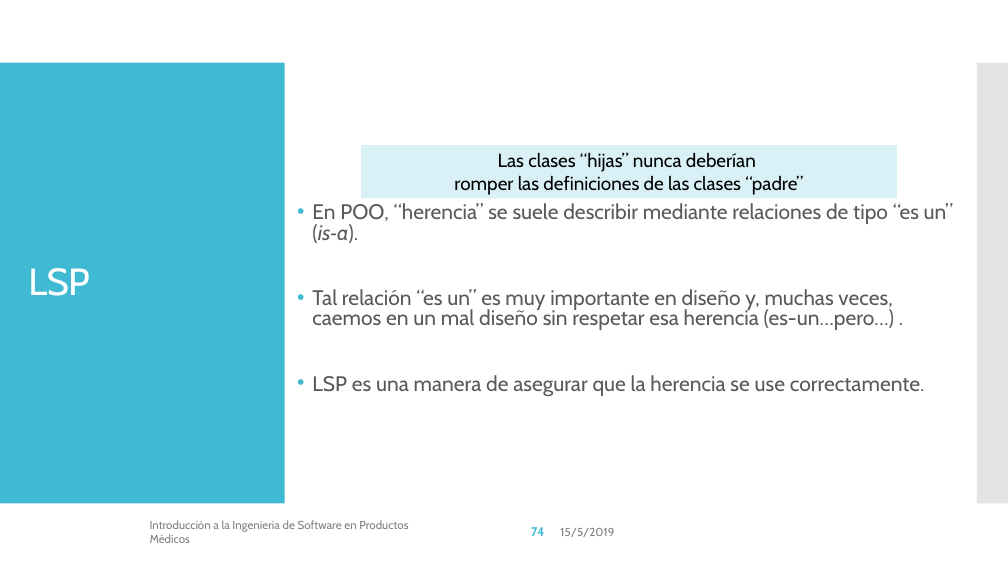
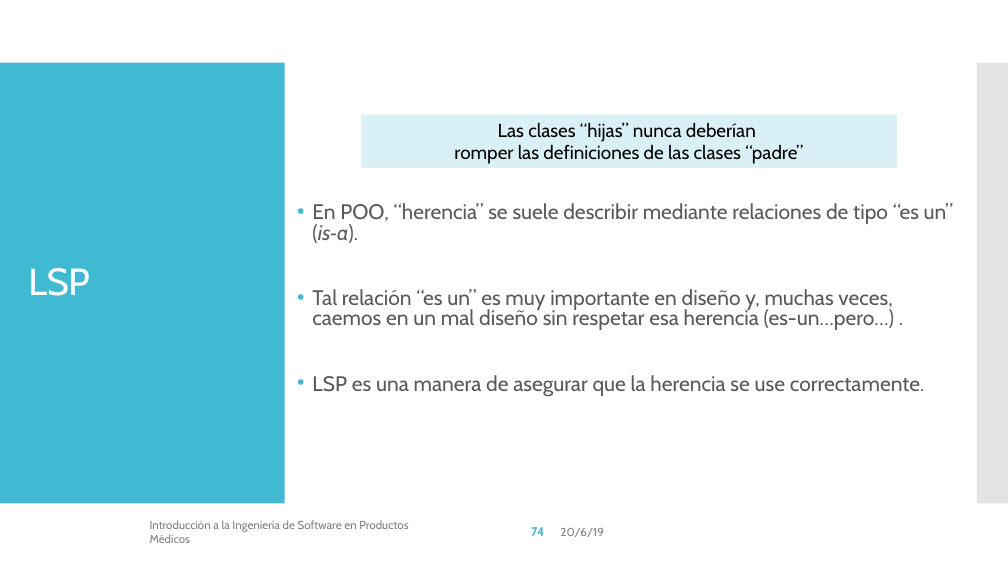
Before and after one commit to vvalotto/IS-en-Sistemas-Embebidos, a slide deck: slide 74 of 04 - IS - Mantenimiento .pptx. Drawn at 1008x567 pixels with LibreOffice and Linux fonts; fonts in the diff are those of the drawing. Boxes give left, top, right and bottom in pixels: in the first picture for what was removed or moved away, otherwise in the second. Text is boxed around its words. In the diff, an @@ line names an element or a change of style, - is before the commit and + after.

```diff
--- a/04 - IS - Mantenimiento .pptx
+++ b/04 - IS - Mantenimiento .pptx
@@ rectangle "Las clases “hijas” nunca deberían": place and size @@
-rectangle "Las clases “hijas” nunca deberían" at [361,145,898,199]
+rectangle "Las clases “hijas” nunca deberían" at [361,114,898,168]
@@ text at [560,528,603,537]: text changed @@
-15/5/2019
+20/6/19
```
Also in this commit, not shown: 92 other slides changed, 1 slide added, 3 other files.
